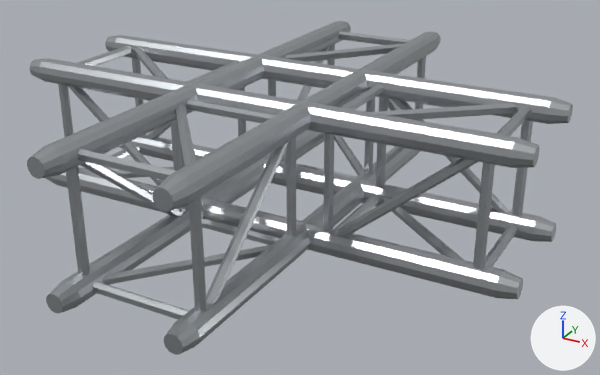
The glTF model assets/models/truss/truss-4-point-corner-4-way-cross.glb, before and after one commit.
Both versions are drawn from a camera (50 mm lens) standing at (0.796, -1.366, 0.6) and looking at (0.05, -0.011, -0.077). The axes (+X, +Y, +Z) are drawn at lower right. The lights are the same throughout. The first picture is the older version. Vertices at exactly the same position are counted once.

In view in the first picture: 'end-connectors', 'truss-braces', 'truss-chords'.
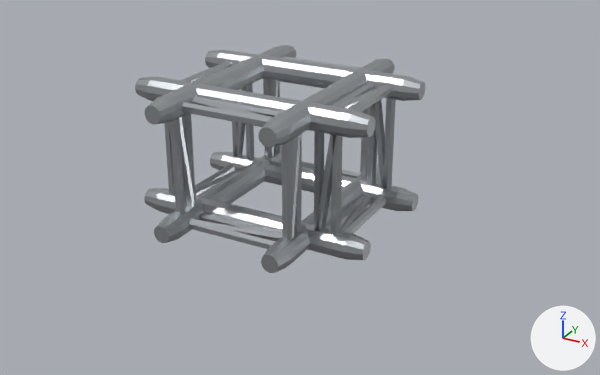
What differs and where, as boxes (x1, y1, x2, y2) in the pictures (600 x 375 px; the box of a moved part takes in the faces that stretch with it):
'truss-chords', reshaped (50% narrower, 32% shorter): before (39, 21, 553, 343); after (147, 46, 406, 264)
'truss-braces', reshaped (51% narrower, 33% shorter): before (58, 31, 533, 320); after (164, 56, 396, 249)
'end-connectors', reshaped (47% narrower, 32% shorter): before (27, 21, 573, 355); after (135, 45, 425, 273)
part 1 of me_truss_chords, moved or reshaped: before (39, 35, 262, 213); after (147, 50, 262, 214)
part 2 of me_truss_chords, moved or reshaped: before (305, 70, 553, 298); after (305, 70, 406, 260)
part 3 of me_truss_chords, moved or reshaped: before (45, 84, 310, 343); after (160, 84, 310, 264)
part 4 of me_truss_chords, moved or reshaped: before (258, 21, 439, 182); after (258, 46, 391, 183)
part 5 of me_end_connectors, moved or reshaped: before (29, 58, 46, 80); after (135, 77, 153, 101)
part 6 of me_end_connectors, moved or reshaped: before (105, 35, 120, 52); after (205, 50, 221, 68)
part 7 of me_end_connectors, moved or reshaped (not visible before): after (210, 152, 226, 171)
part 8 of me_end_connectors, moved or reshaped (mostly hidden before): before (46, 176, 55, 184); after (144, 188, 164, 210)
part 9 of me_end_connectors, moved or reshaped: before (510, 137, 539, 168); after (347, 110, 375, 138)
part 10 of me_end_connectors, moved or reshaped: before (547, 97, 573, 124); after (401, 76, 425, 101)
part 11 of me_end_connectors, moved or reshaped: before (533, 216, 556, 242); after (395, 188, 418, 211)
part 12 of me_end_connectors, moved or reshaped: before (496, 270, 523, 299); after (344, 234, 371, 260)
part 13 of me_end_connectors, moved or reshaped: before (27, 145, 64, 179); after (144, 97, 175, 125)
part 14 of me_end_connectors, moved or reshaped: before (152, 175, 192, 211); after (258, 117, 290, 148)
part 15 of me_end_connectors, moved or reshaped: before (164, 319, 200, 355); after (261, 244, 291, 273)
part 16 of me_end_connectors, moved or reshaped: before (46, 281, 80, 313); after (154, 216, 183, 243)
part 17 of me_end_connectors, moved or reshaped: before (340, 21, 351, 32); after (282, 45, 296, 58)
part 18 of me_end_connectors, moved or reshaped: before (431, 32, 441, 46); after (382, 59, 395, 74)

What changed in the scene script:
```text
Change me_truss_chords:
    remove me_truss_chords.from_pydata(...)  # 712 vertices, 1600 faces; spans x -0.5..0.5, y -0.5..0.5, z -0.145..0.145
    add me_truss_chords.from_pydata(...)  # 712 vertices, 1600 faces; spans x -0.216..0.216, y -0.216..0.216, z -0.145..0.145
    me_truss_chords part 1: all 52 vertices in x -0.5, y -0.145..0.145, z -0.145..0.145 are moved by (0.284, 0.0, 0.0)
    me_truss_chords part 2: all 52 vertices in x 0.5, y -0.145..0.145, z -0.145..0.145 are moved by (-0.284, 0.0, 0.0)
    me_truss_chords part 3: all 52 vertices in x -0.145..0.145, y -0.5, z -0.145..0.145 are moved by (0.0, 0.284, 0.0)
    me_truss_chords part 4: all 52 vertices in x -0.145..0.145, y 0.5, z -0.145..0.145 are moved by (0.0, -0.284, 0.0)
Change me_end_connectors:
    remove me_end_connectors.from_pydata(...)  # 416 vertices, 768 faces; spans x -0.534..0.534, y -0.534..0.534, z -0.145..0.145
    add me_end_connectors.from_pydata(...)  # 416 vertices, 768 faces; spans x -0.25..0.25, y -0.25..0.25, z -0.145..0.145
    me_end_connectors part 5: the loose piece of 26 vertices spanning x -0.534..-0.5, y -0.145..-0.095, z 0.095..0.145 is moved by (0.284, 0.0, 0.0)
    me_end_connectors part 6: the loose piece of 26 vertices spanning x -0.534..-0.5, y 0.095..0.145, z 0.095..0.145 is moved by (0.284, 0.0, 0.0)
    me_end_connectors part 7: the loose piece of 26 vertices spanning x -0.534..-0.5, y 0.095..0.145, z -0.145..-0.095 is moved by (0.284, 0.0, 0.0)
    me_end_connectors part 8: the loose piece of 26 vertices spanning x -0.534..-0.5, y -0.145..-0.095, z -0.145..-0.095 is moved by (0.284, 0.0, 0.0)
    me_end_connectors part 9: the loose piece of 26 vertices spanning x 0.5..0.534, y -0.145..-0.095, z 0.095..0.145 is moved by (-0.284, 0.0, 0.0)
    me_end_connectors part 10: the loose piece of 26 vertices spanning x 0.5..0.534, y 0.095..0.145, z 0.095..0.145 is moved by (-0.284, 0.0, 0.0)
    me_end_connectors part 11: the loose piece of 26 vertices spanning x 0.5..0.534, y 0.095..0.145, z -0.145..-0.095 is moved by (-0.284, 0.0, 0.0)
    me_end_connectors part 12: the loose piece of 26 vertices spanning x 0.5..0.534, y -0.145..-0.095, z -0.145..-0.095 is moved by (-0.284, 0.0, 0.0)
    me_end_connectors part 13: the loose piece of 26 vertices spanning x -0.145..-0.095, y -0.534..-0.5, z 0.095..0.145 is moved by (0.0, 0.284, 0.0)
    me_end_connectors part 14: the loose piece of 26 vertices spanning x 0.095..0.145, y -0.534..-0.5, z 0.095..0.145 is moved by (0.0, 0.284, 0.0)
    me_end_connectors part 15: the loose piece of 26 vertices spanning x 0.095..0.145, y -0.534..-0.5, z -0.145..-0.095 is moved by (0.0, 0.284, 0.0)
    me_end_connectors part 16: the loose piece of 26 vertices spanning x -0.145..-0.095, y -0.534..-0.5, z -0.145..-0.095 is moved by (0.0, 0.284, 0.0)
    me_end_connectors part 17: the loose piece of 26 vertices spanning x -0.145..-0.095, y 0.5..0.534, z 0.095..0.145 is moved by (0.0, -0.284, 0.0)
    me_end_connectors part 18: the loose piece of 26 vertices spanning x 0.095..0.145, y 0.5..0.534, z 0.095..0.145 is moved by (0.0, -0.284, 0.0)
    other edits to the shape of me_end_connectors do not show in these pictures
Change me_truss_braces:
    remove me_truss_braces.from_pydata(...)  # 576 vertices, 1152 faces; spans x -0.47..0.47, y -0.469..0.469, z -0.13..0.13
    add me_truss_braces.from_pydata(...)  # 576 vertices, 1152 faces; spans x -0.196..0.196, y -0.196..0.196, z -0.13..0.13
    me_truss_braces part 19: 576 of 576 vertices moved; they spanned x -0.47..0.47, y -0.469..0.469, z -0.13..0.13 and now span x -0.196..0.196, y -0.196..0.196, z -0.13..0.13; mean shift (0.0, 0.0, 0.0)
```
